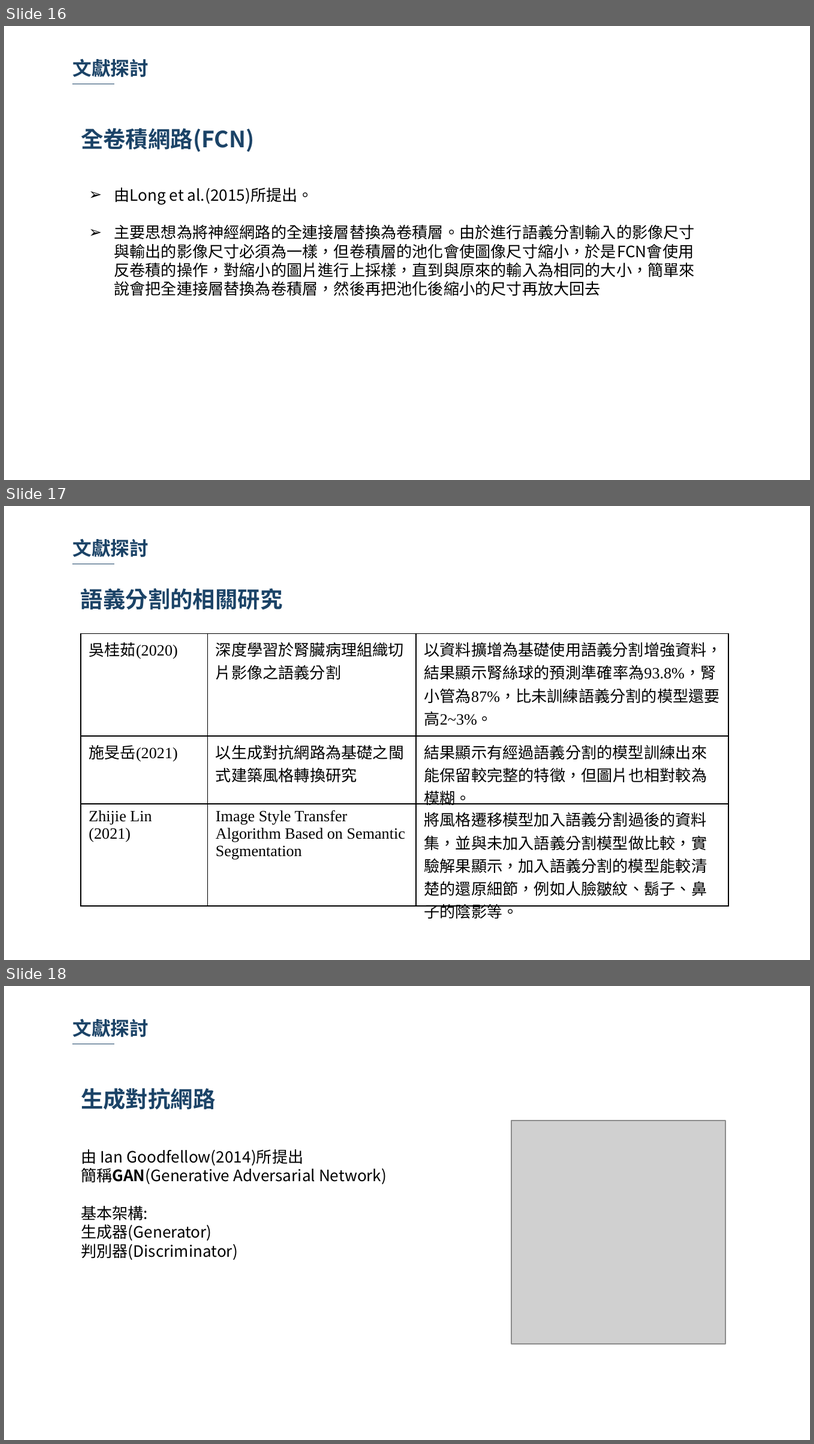
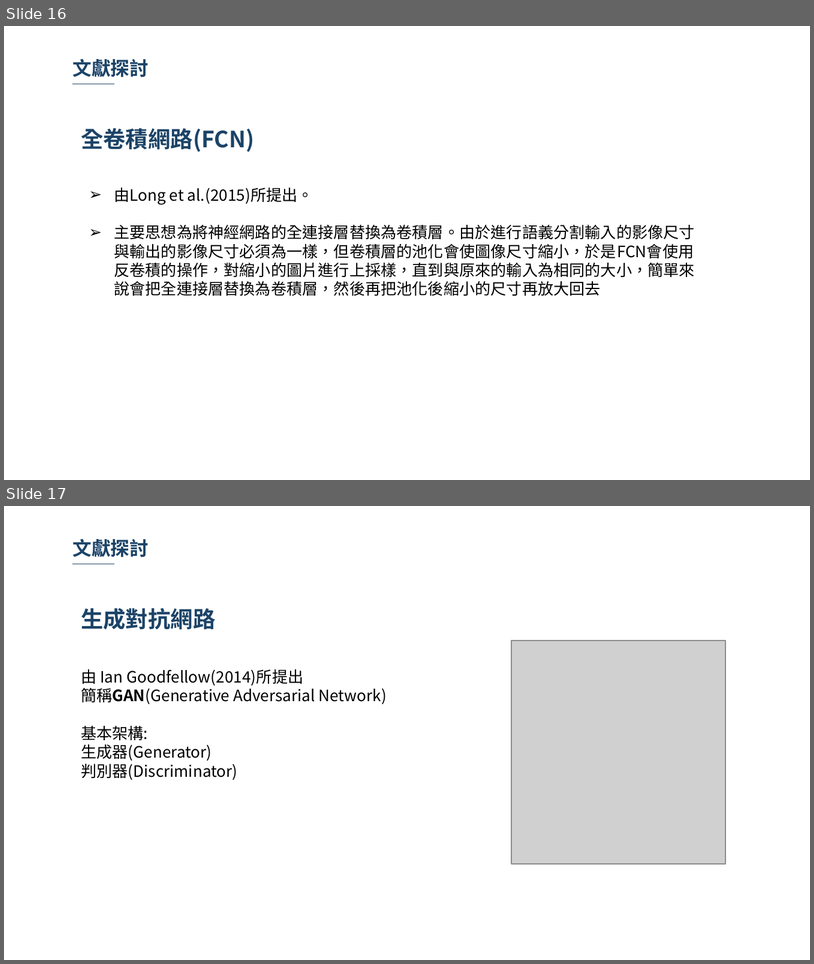
Before and after one commit to 10994015/paper, a slide deck: 論文/論文初審.pptx. Shown one above the other, each under a label of ours: slides 16, 17 and 18 before the commit, slides 16 and 17 after it. The pictures are 814x1444 and 814x964 pixels, drawn with LibreOffice and Linux fonts; fonts in the diff are those of the drawing; grey boxes stand for pictures; background and template pictures are left out. Boxes give left, top, right and bottom in pixels: in the first picture for what was removed or moved away, otherwise in the second. Text is boxed around its words. In the diff, an @@ line names an element or a change of style, - is before the commit and + after.

```diff
--- a/論文/論文初審.pptx
+++ b/論文/論文初審.pptx
@@ slide 17 removed at (4,506,810,960), background picture (left out) @@
@@ text removed at (72,539,149,557) @@
-文獻探討
@@ line removed from (72, 564) to (114, 564) @@
@@ text removed at (81,588,282,610) @@
-語義分割的相關研究
@@ table removed at (81,633,729,921), 3 rows, 3 columns @@
-吳桂茹(2020) | 深度學習於腎臟病理組織切片影像之語義分割 | 以資料擴增為基礎使用語義分割增強資料，結果顯示腎絲球的預測準確率為93.8%，腎小管為87%，比未訓練語義分割的模型還要高2~3%。
-施旻岳(2021) | 以生成對抗網路為基礎之閩式建築風格轉換研究 | 結果顯示有經過語義分割的模型訓練出來能保留較完整的特徵，但圖片也相對較為模糊。
-Zhijie Lin / (2021) | Image Style Transfer Algorithm Based on Semantic Segmentation | 將風格遷移模型加入語義分割過後的資料集，並與未加入語義分割模型做比較，實驗解果顯示，加入語義分割的模型能較清楚的還原細節，例如人臉皺紋、鬍子、鼻子的陰影等。
@@ what was slide 18 is now slide 17 @@
```
Also in this commit, not shown: 4 slides changed, 1 other slide removed.
